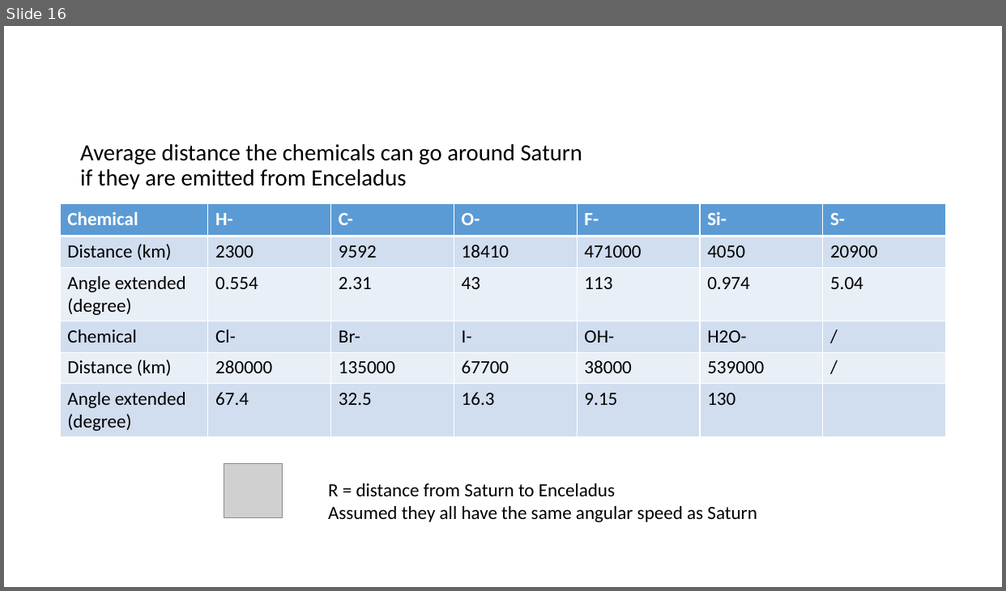
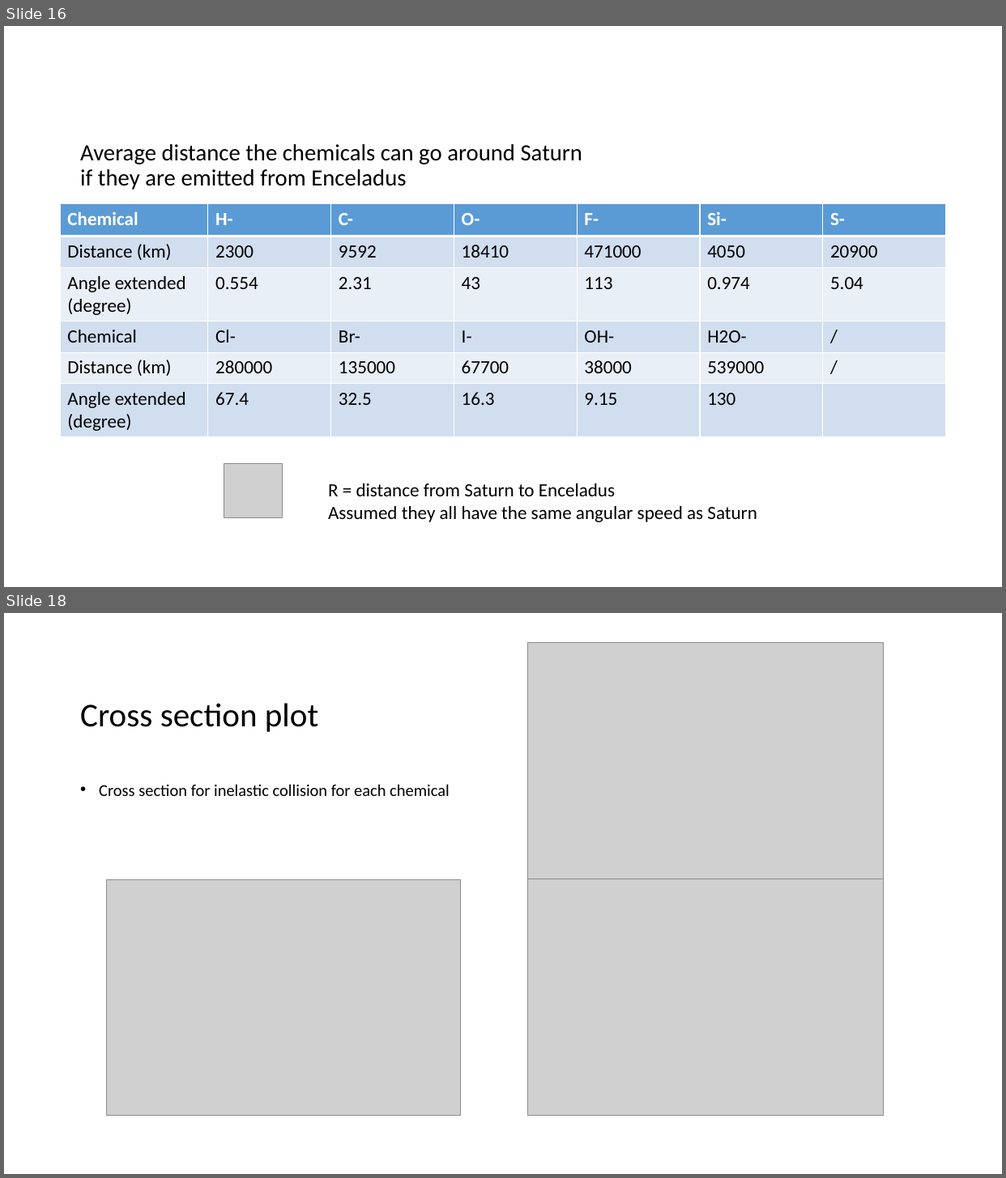
Before and after one commit to CubeOvO/Saturn, a slide deck: week4/Photodetachment Rate at Saturn - Draft.pptx. Shown one above the other, each under a label of ours: slide 16 before the commit, slides 16 and 18 after it; the slides between them are not shown. The pictures are 1006x591 and 1006x1178 pixels, drawn with LibreOffice and Linux fonts; fonts in the diff are those of the drawing; grey boxes stand for pictures. Boxes give left, top, right and bottom in pixels: in the first picture for what was removed or moved away, otherwise in the second. Text is boxed around its words. In the diff, an @@ line names an element or a change of style, - is before the commit and + after.

```diff
--- a/week4/Photodetachment Rate at Saturn - Draft.pptx
+++ b/week4/Photodetachment Rate at Saturn - Draft.pptx
@@ slide 18 added at <box>4,613,1002,1174</box>, background #FFFFFF @@
@@ picture added at <box>528,643,884,879</box> @@
@@ title added at <box>80,703,318,732</box>, 32 pt, text #000000 @@
+Cross section plot
@@ text added at <box>99,784,450,796</box>, 16 pt, text #000000 @@
+• Cross section for inelastic collision for each chemical
@@ picture added at <box>107,879,461,1115</box> @@
@@ picture added at <box>528,879,884,1115</box> @@
```
Also in this commit, not shown: 4 other slides added.
